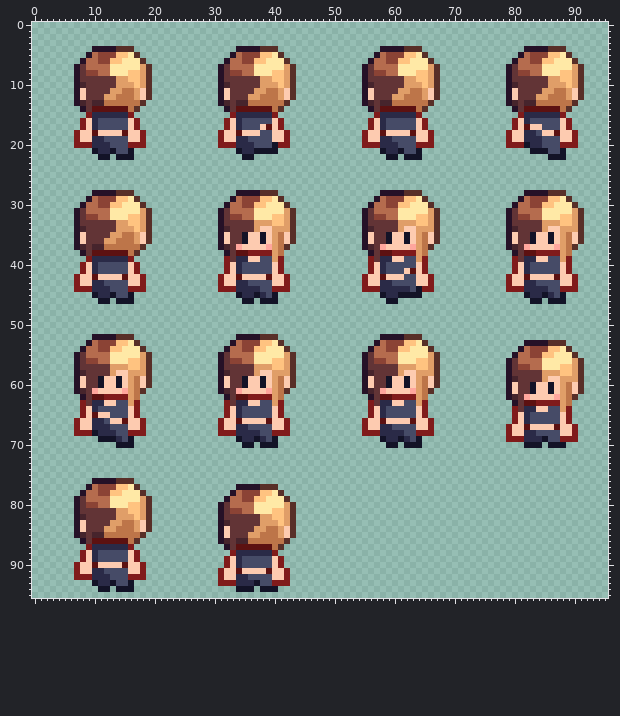
Two versions of one sprite sheet, assets/animations/front_back_walk_idle.png. The first picture shows the starting point.
The file is 96x96 pixels.
Now the later version:
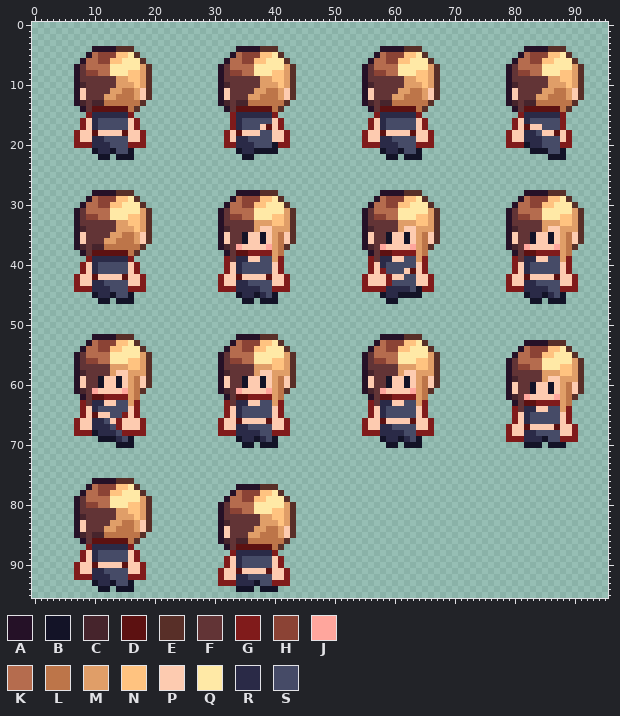
Palette (. is transparent): A #251127  B #131327  C #46242c  D #5c1111  E #582f28  F #623436  G #801b1b  H #8b4335  J #ffa69d  K #b56c4e  L #bd7549  M #e09e68  N #ffc380  P #fdcbb0  Q #ffe9a6  R #2a2a47  S #464b67
Commit: updated sprites for walking animation
Difference:
{"y":16,"x":32,"old":"GP","new":".G"}
{"y":16,"x":88,"old":"PG","new":"G."}
{"y":17,"x":32,"old":"GP","new":".G"}
{"y":17,"x":88,"old":"PG","new":"G."}
{"y":18,"x":31,"old":"GP","new":".G"}
{"y":18,"x":89,"old":"PG","new":"G."}
{"y":19,"x":31,"old":"GP","new":".G"}
{"y":19,"x":89,"old":"PG","new":"G."}
{"y":20,"x":31,"old":"G","new":"."}
{"y":20,"x":90,"old":"G","new":"."}
{"y":41,"x":58,"old":"R","new":"G"}
{"y":42,"x":58,"old":"DP","new":"PG"}
{"y":43,"x":58,"old":"RR","new":"PG"}
{"y":44,"x":58,"old":"R","new":"G"}
{"y":65,"x":15,"old":"S","new":"G"}
{"y":66,"x":14,"old":"PD","new":"GP"}
{"y":67,"x":14,"old":"SS","new":"GP"}
{"y":68,"x":15,"old":"S","new":"G"}
